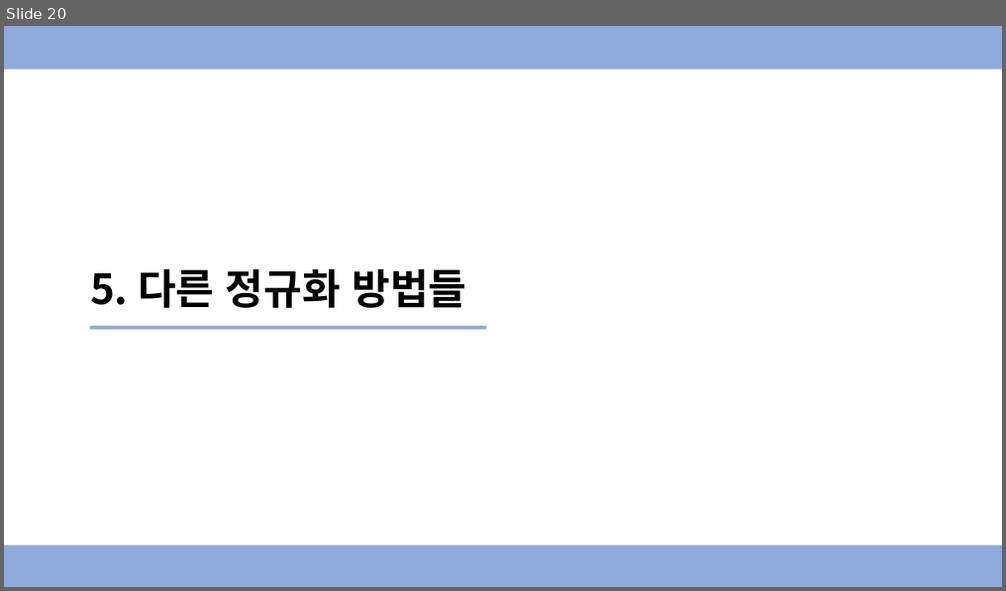
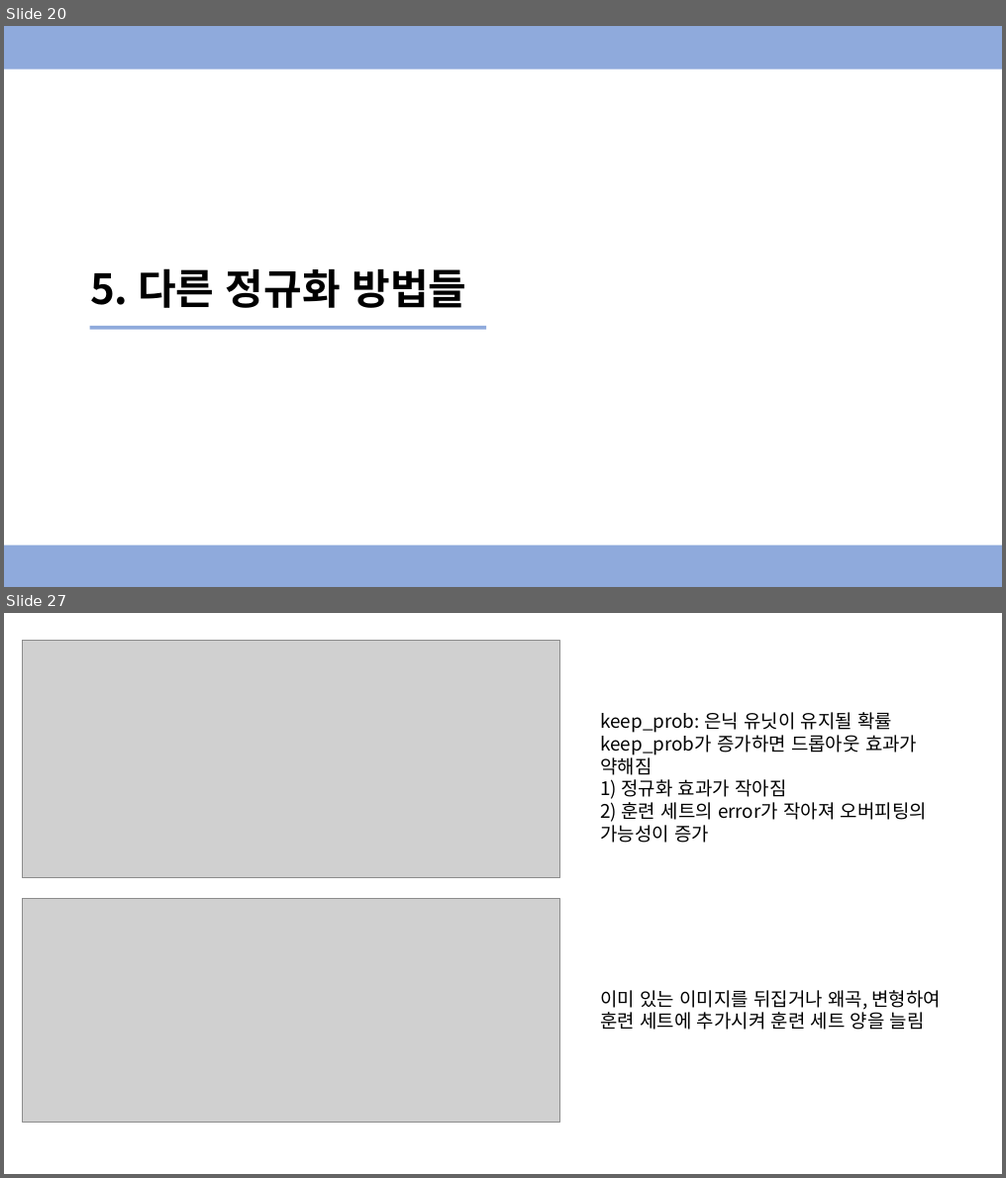
Before and after one commit to Ewha-Euron/5th-Mid-DL, a slide deck: [8주차] 신경망 네트워크의 정규화 발표자료.pptx. Shown one above the other, each under a label of ours: slide 20 before the commit, slides 20 and 27 after it; the slides between them are not shown. The pictures are 1006x591 and 1006x1178 pixels, drawn with LibreOffice and Linux fonts; fonts in the diff are those of the drawing; grey boxes stand for pictures. Boxes give left, top, right and bottom in pixels: in the first picture for what was removed or moved away, otherwise in the second. Text is boxed around its words. In the diff, an @@ line names an element or a change of style, - is before the commit and + after.

Commit message:
[8주차] 신경망 네트워크의 정규화 발표자료 수정본

```diff
--- a/[8주차] 신경망 네트워크의 정규화 발표자료.pptx
+++ b/[8주차] 신경망 네트워크의 정규화 발표자료.pptx
@@ slide 27 added at [4, 613, 1002, 1174], background #FFFFFF @@
@@ picture added at [22, 640, 560, 878] @@
@@ text added at [600, 712, 927, 843], 18 pt, text #000000 @@
+keep_prob: 은닉 유닛이 유지될 확률
+keep_prob가 증가하면 드롭아웃 효과가 약해짐
+1) 정규화 효과가 작아짐
+2) 훈련 세트의 error가 작아져 오버피팅의 가능성이 증가
@@ picture added at [22, 898, 560, 1122] @@
@@ text added at [600, 990, 942, 1030], 18 pt, text #000000 @@
+이미 있는 이미지를 뒤집거나 왜곡, 변형하여 훈련 세트에 추가시켜 훈련 세트 양을 늘림
```
Also in this commit, not shown: 6 slides changed, 6 other slides added.
